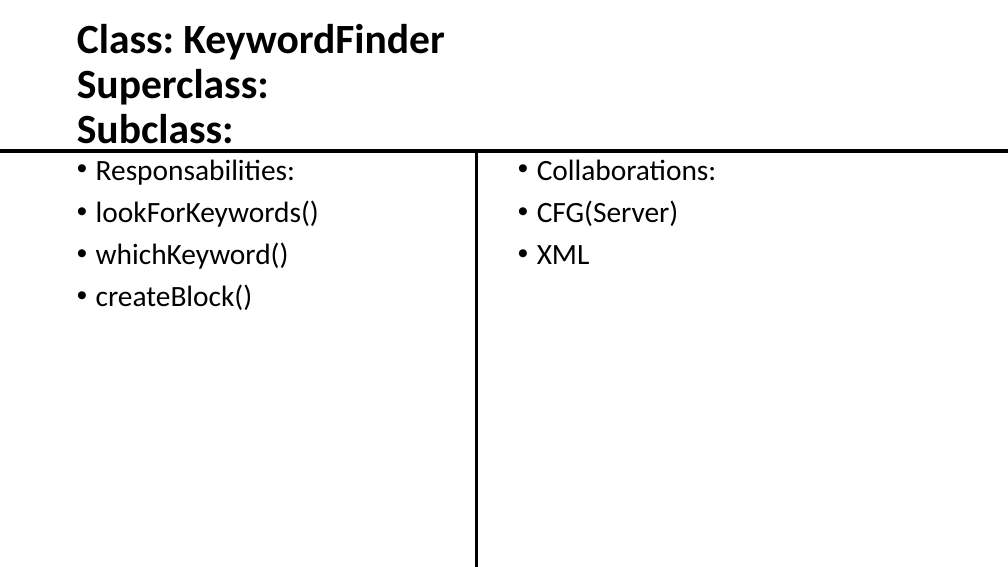
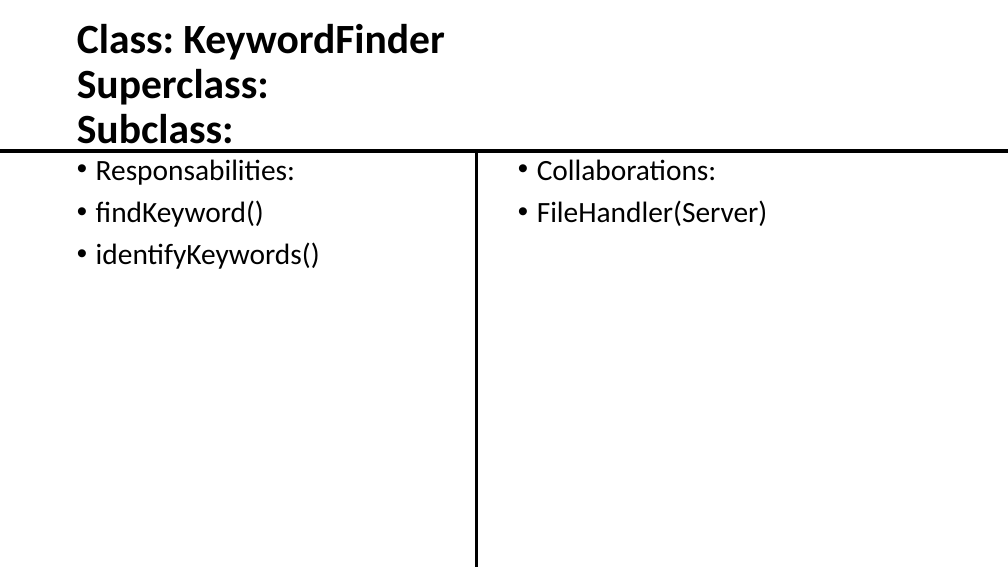
Before and after one commit to MartinDeliraGalvan/SoftwareConstructionRepo, a slide deck: slide 2 of Classes_IndexCards.pptx (slide 8 before the commit). Drawn at 1008x567 pixels with LibreOffice and Linux fonts; fonts in the diff are those of the drawing. Boxes give left, top, right and bottom in pixels: in the first picture for what was removed or moved away, otherwise in the second. Text is boxed around its words. In the diff, an @@ line names an element or a change of style, - is before the commit and + after.

```diff
--- a/Classes_IndexCards.pptx
+++ b/Classes_IndexCards.pptx
@@ text at [96,200,320,269]: text changed @@
-• lookForKeywords()
-• whichKeyword()
-• createBlock()
+• findKeyword()
+• identifyKeywords()
@@ text at [537,200,768,226]: text changed @@
-• CFG(Server)
-• XML
+• FileHandler(Server)
```
Also in this commit, not shown: 10 other slides changed, 1 slide removed.
